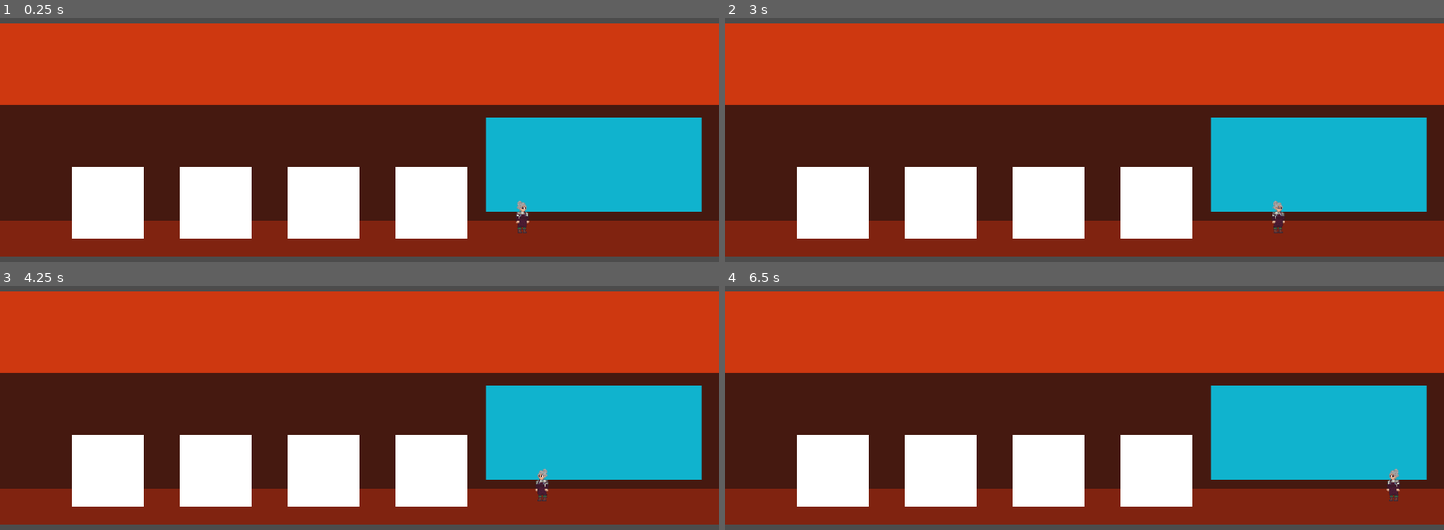
Above: before the commit, frames 1-4 (two rows, left to right).
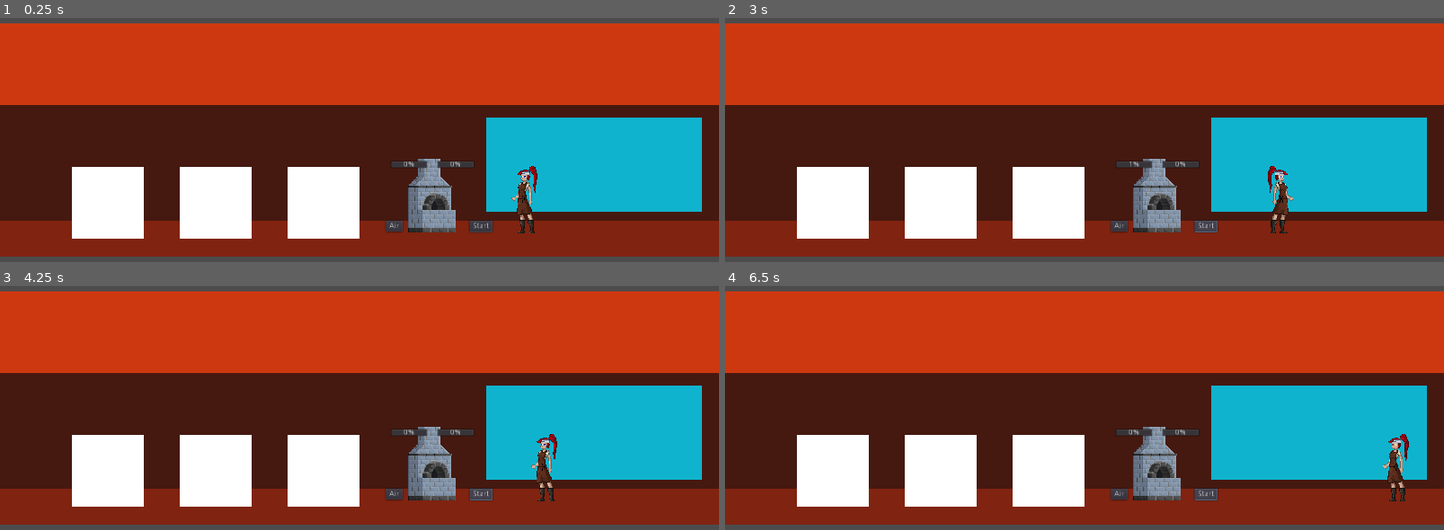
Above: after the commit, the same moments.

Repository: legendiguess/blacksmith
Game: Godot game, scene res://scenes/main/Main.tscn
The game is run twice, just before and just after one commit, with the same random seed, the same clock (stepped at 60 frames per second) and the same inputs.
Inputs (mouse positions are in pixels of both pictures, inside the frame that each line leads up to):
- Up to frame 1 (0.25 s): no input
- Up to frame 2 (3 s): click (1120, 225) at 0.5 s, where only the run after the commit has a clickable "Air"; click (1206, 225) at 1.25 s, where only the run after the commit has a clickable "Start"; click (1206, 225) at 2 s, where only the run after the commit has a clickable "Start"; tap Enter at 2.75 s; hold Right (ui_right) from 2.78 s (still down)
- Up to frame 3 (4.25 s): release Right (ui_right) at 3.53 s; hold Left (ui_left) from 3.53 s (still down)
- Up to frame 4 (6.5 s): release Left (ui_left) at 4.28 s; hold Right (ui_right) 4.28-5.78 s; tap Space at 5.75 s; hold Left (ui_left) from 5.78 s (still down)

The runs differ from the first frame. In frame 1, 4.1% of the frame differs, in the area x 53-98%, y 40-91%; in frame 2, 4.1%; in frame 3, 4.1%; in frame 4, 4.1%.

Commit message:
feat: add furnace

Diff:
--- a/project.godot
+++ b/project.godot
@@ -19,27 +19,16 @@
 run/main_scene="res://scenes/main/Main.tscn"
 config/icon="res://icon.png"
 
+[autoload]
+
+ItemTable="*res://scenes/items/Item_table.gd"
+
 [display]
 
 window/size/width=1280
 window/size/height=720
-
-[input]
-
-ui_left={
-"deadzone": 0.5,
-"events": [ Object(InputEventKey,"resource_local_to_scene":false,"resource_name":"","device":0,"alt":false,"shift":false,"control":false,"meta":false,"command":false,"pressed":false,"scancode":16777231,"unicode":0,"echo":false,"script":null)
-, Object(InputEventJoypadButton,"resource_local_to_scene":false,"resource_name":"","device":0,"button_index":14,"pressure":0.0,"pressed":false,"script":null)
-, Object(InputEventKey,"resource_local_to_scene":false,"resource_name":"","device":0,"alt":false,"shift":false,"control":false,"meta":false,"command":false,"pressed":false,"scancode":65,"unicode":0,"echo":false,"script":null)
- ]
-}
-ui_right={
-"deadzone": 0.5,
-"events": [ Object(InputEventKey,"resource_local_to_scene":false,"resource_name":"","device":0,"alt":false,"shift":false,"control":false,"meta":false,"command":false,"pressed":false,"scancode":16777233,"unicode":0,"echo":false,"script":null)
-, Object(InputEventJoypadButton,"resource_local_to_scene":false,"resource_name":"","device":0,"button_index":15,"pressure":0.0,"pressed":false,"script":null)
-, Object(InputEventKey,"resource_local_to_scene":false,"resource_name":"","device":0,"alt":false,"shift":false,"control":false,"meta":false,"command":false,"pressed":false,"scancode":68,"unicode":0,"echo":false,"script":null)
- ]
-}
+window/stretch/mode="2d"
+window/stretch/aspect="keep"
 
 [rendering]
 
--- a/scenes/character/Character.gd
+++ b/scenes/character/Character.gd
@@ -8,11 +8,11 @@
 func _physics_process(delta):
 
 	if Input.is_action_pressed('ui_right'):
-		$Sprite.flip_h = false
+		$Sprite.flip_h = true
 		motion_x = min(motion_x + ACCELERATION, MAX_SPEED)
 	elif Input.is_action_pressed('ui_left'):
 		motion_x = max(motion_x - ACCELERATION, -MAX_SPEED)
-		$Sprite.flip_h = true
+		$Sprite.flip_h = false
 	else:
 		motion_x = lerp(motion_x, 0, 0.2)
 
--- a/scenes/character/Character.tscn
+++ b/scenes/character/Character.tscn
@@ -1,10 +1,20 @@
-[gd_scene load_steps=3 format=2]
+[gd_scene load_steps=4 format=2]
 
-[ext_resource path="res://sprites/Сharacter.png" type="Texture" id=1]
+[ext_resource path="res://sprites/Character.png" type="Texture" id=1]
 [ext_resource path="res://scenes/character/Character.gd" type="Script" id=2]
+
+[sub_resource type="CapsuleShape2D" id=1]
+radius = 15.7898
+height = 78.4204
 
 [node name="Character" type="Node2D"]
 script = ExtResource( 2 )
 
 [node name="Sprite" type="Sprite" parent="."]
 texture = ExtResource( 1 )
+
+[node name="Area2D" type="Area2D" parent="."]
+
+[node name="CollisionShape2D" type="CollisionShape2D" parent="Area2D"]
+position = Vector2( 0.21022, 0 )
+shape = SubResource( 1 )
--- /dev/null
+++ b/scenes/furnace/Furnace.gd
@@ -0,0 +1,74 @@
+extends Node2D
+
+onready var temperature_bar = $HBoxContainer/Temperature
+onready var melting_progress_bar = $HBoxContainer/MeltingProgress
+onready var temperature_decrease_timer = $TemperatureTimer
+onready var progress_timer = $ProgressTimer
+onready var furnace_node = get_node(".")
+
+func _ready():
+	pass
+
+var ore_list = {
+	ItemTable.Ids.COPPER_ORE: ItemTable.Ids.COPPER_INGOT,
+	ItemTable.Ids.IRON_ORE: ItemTable.Ids.IRON_INGOT,
+	ItemTable.Ids.SILVER_ORE: ItemTable.Ids.SILVER_INGOT,
+	ItemTable.Ids.GOLDEN_ORE: ItemTable.Ids.GOLDEN_INGOT,
+	ItemTable.Ids.FANTASIUM_ORE: ItemTable.Ids.FANTASIUM_INGOT
+	}
+
+var ore_time = {
+	ItemTable.Ids.COPPER_ORE: 4,
+	ItemTable.Ids.IRON_ORE: 6,
+	ItemTable.Ids.SILVER_ORE: 8,
+	ItemTable.Ids.GOLDEN_ORE: 10,
+	ItemTable.Ids.FANTASIUM_ORE: 12
+	}
+
+var ore_temperature = {
+	ItemTable.Ids.COPPER_ORE: 250,
+	ItemTable.Ids.IRON_ORE: 400,
+	ItemTable.Ids.SILVER_ORE: 550,
+	ItemTable.Ids.GOLDEN_ORE: 600,
+	ItemTable.Ids.FANTASIUM_ORE: 750
+	}
+
+var current_ore_in_furnace = ItemTable.Ids.COPPER_ORE
+
+func ore_melting(ore_id):
+	melting_progress_bar.max_value = ore_time[ore_id]
+	current_ore_in_furnace = ore_id
+	temperature_bar.visible = true
+	melting_progress_bar.visible = true
+	timers(0.2, 1)
+
+func timers(temp, progress):
+	temperature_decrease_timer.set_wait_time(temp)
+	temperature_decrease_timer.start()
+	progress_timer.set_wait_time(progress)
+	progress_timer.start()
+
+func temperature_increase(amount):
+	temperature_bar.value += amount
+
+func _on_Button_pressed():
+	temperature_increase(75)
+
+func temperature_decrease_timer():
+	temperature_bar.value -= 10
+
+func progress_timer():
+	if melting_progress_bar.value >= ore_time[current_ore_in_furnace]:
+		progress_timer.stop()
+		melting_progress_bar.value = 0
+		var ore_sprite = Sprite.new()
+		ore_sprite.texture = ItemTable.sprite[ore_list[current_ore_in_furnace]]
+		furnace_node.add_child(ore_sprite)
+
+	elif temperature_bar.value >= ore_temperature[current_ore_in_furnace]:
+		melting_progress_bar.value += 1
+	else:
+		melting_progress_bar.value -= 1
+
+func start_pressed():
+	ore_melting(ItemTable.Ids.FANTASIUM_ORE)
--- /dev/null
+++ b/scenes/furnace/Furnace.tres.gd
@@ -0,0 +1,13 @@
+extends Node2D
+
+onready var temperature_bar = $HBoxContainer/Temperature
+onready var melting_progress_bar = $HBoxContainer/MeltingProgress
+
+var temperature = 10
+
+func temperature_change(amount):
+	temperature_bar.value += amount
+
+
+func _on_Button_pressed():
+	temperature_change(10)
--- /dev/null
+++ b/scenes/furnace/Furnace.tscn
@@ -0,0 +1,73 @@
+[gd_scene load_steps=3 format=2]
+
+[ext_resource path="res://sprites/Furnace.png" type="Texture" id=1]
+[ext_resource path="res://scenes/furnace/Furnace.gd" type="Script" id=2]
+
+[node name="Furnace" type="Node2D"]
+position = Vector2( 0.44104, -13.773 )
+script = ExtResource( 2 )
+
+[node name="Sprite" type="Sprite" parent="."]
+position = Vector2( -1, -1 )
+texture = ExtResource( 1 )
+
+[node name="Area2D" type="Area2D" parent="."]
+
+[node name="CollisionPolygon2D" type="CollisionPolygon2D" parent="Area2D"]
+polygon = PoolVector2Array( -42.9008, 64.1502, 41.8563, 64.1502, 41.5914, 23.096, 33.3806, 23.096, 33.1157, -19.8123, 14.3102, -35.7042, -23.5656, -35.4394, -43.1656, -19.2825 )
+
+[node name="HBoxContainer" type="HBoxContainer" parent="."]
+margin_left = -74.5795
+margin_top = -64.236
+margin_right = 75.4205
+margin_bottom = -45.236
+custom_constants/separation = 17
+__meta__ = {
+"_edit_use_anchors_": false
+}
+
+[node name="Temperature" type="ProgressBar" parent="HBoxContainer"]
+margin_right = 66.0
+margin_bottom = 14.0
+size_flags_horizontal = 3
+max_value = 1000.0
+step = 1.0
+
+[node name="MeltingProgress" type="ProgressBar" parent="HBoxContainer"]
+margin_left = 83.0
+margin_right = 150.0
+margin_bottom = 14.0
+size_flags_horizontal = 3
+step = 1.0
+__meta__ = {
+"_edit_use_anchors_": false
+}
+
+[node name="Button" type="Button" parent="."]
+margin_left = -83.4433
+margin_top = 43.156
+margin_right = -53.4433
+margin_bottom = 63.156
+text = "Air"
+__meta__ = {
+"_edit_use_anchors_": false
+}
+
+[node name="TemperatureTimer" type="Timer" parent="."]
+
+[node name="ProgressTimer" type="Timer" parent="."]
+
+[node name="Button2" type="Button" parent="."]
+margin_left = 66.3746
+margin_top = 42.622
+margin_right = 107.375
+margin_bottom = 63.622
+text = "Start"
+__meta__ = {
+"_edit_use_anchors_": false
+}
+[connection signal="input_event" from="Area2D" to="." method="_on_Area2D_input_event"]
+[connection signal="pressed" from="Button" to="." method="_on_Button_pressed"]
+[connection signal="timeout" from="TemperatureTimer" to="." method="temperature_decrease_timer"]
+[connection signal="timeout" from="ProgressTimer" to="." method="progress_timer"]
+[connection signal="pressed" from="Button2" to="." method="start_pressed"]
--- /dev/null
+++ b/scenes/ingots/CopperIngot.tscn
@@ -0,0 +1,8 @@
+[gd_scene load_steps=2 format=2]
+
+[ext_resource path="res://sprites/CopperIngot.png" type="Texture" id=1]
+
+[node name="CopperIngot" type="Node2D"]
+
+[node name="CopperIngot" type="Sprite" parent="."]
+texture = ExtResource( 1 )
--- /dev/null
+++ b/scenes/ingots/FantasiumIngot.tscn
@@ -0,0 +1,8 @@
+[gd_scene load_steps=2 format=2]
+
+[ext_resource path="res://sprites/FantasiumIngot.png" type="Texture" id=1]
+
+[node name="FantasiumIngot" type="Node2D"]
+
+[node name="FantasiumIngot" type="Sprite" parent="."]
+texture = ExtResource( 1 )
--- /dev/null
+++ b/scenes/ingots/GoldIngot.tscn
@@ -0,0 +1,8 @@
+[gd_scene load_steps=2 format=2]
+
+[ext_resource path="res://sprites/GoldIngot.png" type="Texture" id=1]
+
+[node name="GoldIngot" type="Node2D"]
+
+[node name="GoldIngot" type="Sprite" parent="."]
+texture = ExtResource( 1 )
--- /dev/null
+++ b/scenes/ingots/Ingots.tscn
@@ -0,0 +1,29 @@
+[gd_scene load_steps=6 format=2]
+
+[ext_resource path="res://sprites/IronIngot.png" type="Texture" id=1]
+[ext_resource path="res://sprites/CopperIngot.png" type="Texture" id=2]
+[ext_resource path="res://sprites/FantasiumIngot.png" type="Texture" id=3]
+[ext_resource path="res://sprites/SilverIngot.png" type="Texture" id=4]
+[ext_resource path="res://sprites/GoldIngot.png" type="Texture" id=5]
+
+[node name="Ingots" type="Node2D"]
+
+[node name="CopperIngot" type="Sprite" parent="."]
+position = Vector2( 0, 1 )
+texture = ExtResource( 2 )
+
+[node name="IronIngot" type="Sprite" parent="."]
+position = Vector2( 25.1051, 1 )
+texture = ExtResource( 1 )
+
+[node name="SilverIngot" type="Sprite" parent="."]
+position = Vector2( 50, 1 )
+texture = ExtResource( 4 )
+
+[node name="GoldIngot" type="Sprite" parent="."]
+position = Vector2( 75, 1 )
+texture = ExtResource( 5 )
+
+[node name="FantasiumIngot" type="Sprite" parent="."]
+position = Vector2( 100, 1 )
+texture = ExtResource( 3 )
--- /dev/null
+++ b/scenes/ingots/IronIngot.tscn
@@ -0,0 +1,8 @@
+[gd_scene load_steps=2 format=2]
+
+[ext_resource path="res://sprites/IronIngot.png" type="Texture" id=1]
+
+[node name="IronIngot" type="Node2D"]
+
+[node name="IronIngot" type="Sprite" parent="."]
+texture = ExtResource( 1 )
--- /dev/null
+++ b/scenes/ingots/SilverIngot.tscn
@@ -0,0 +1,8 @@
+[gd_scene load_steps=2 format=2]
+
+[ext_resource path="res://sprites/SilverIngot.png" type="Texture" id=1]
+
+[node name="SilverIngot" type="Node2D"]
+
+[node name="SilverIngot" type="Sprite" parent="."]
+texture = ExtResource( 1 )
--- /dev/null
+++ b/scenes/items/Item_table.gd
@@ -0,0 +1,35 @@
+extends Node
+
+#Добавлять все предметы(руды/оружие/т.д.)
+enum Ids{
+	BASE_ITEM,
+	COPPER_ORE,
+	IRON_ORE,
+	SILVER_ORE,
+	GOLDEN_ORE,
+	FANTASIUM_ORE,
+#Слитки
+	COPPER_INGOT,
+	IRON_INGOT,
+	SILVER_INGOT,
+	GOLDEN_INGOT,
+	FANTASIUM_INGOT,
+}
+#Ид всех пушек добавлять сюда
+var weapon_ids = []
+
+#Каждому id предмета соответсвует массив спрайтов для предмета(спрайт предмета на полу, в руках и в инвентаре),
+var sprite = {
+	#руды
+	Ids.COPPER_ORE : 1,
+	#Слитки
+	Ids.COPPER_INGOT: preload("res://sprites/CopperIngot.png"),
+	Ids.IRON_INGOT: preload("res://sprites/IronIngot.png"),
+	Ids.SILVER_INGOT: preload("res://sprites/SilverIngot.png"),
+	Ids.GOLDEN_INGOT: preload("res://sprites/GoldIngot.png"),
+	Ids.FANTASIUM_INGOT: preload("res://sprites/FantasiumIngot.png")
+}
+
+func correct_test():
+	#Проверка что для каждого предмета из ids есть спрайт, выведение ошибки(если присутсвует)
+	pass
--- a/scenes/main/Main.tscn
+++ b/scenes/main/Main.tscn
@@ -1,6 +1,7 @@
-[gd_scene load_steps=2 format=2]
+[gd_scene load_steps=3 format=2]
 
 [ext_resource path="res://scenes/character/Character.tscn" type="PackedScene" id=1]
+[ext_resource path="res://scenes/furnace/Furnace.tscn" type="PackedScene" id=2]
 
 [node name="Node2D" type="Node2D"]
 
@@ -65,16 +66,6 @@
 "_edit_use_anchors_": false
 }
 
-[node name="ColorRect3" type="ColorRect" parent="."]
-margin_left = 704.0
-margin_top = 405.0
-margin_right = 832.0
-margin_bottom = 533.0
-rect_pivot_offset = Vector2( 128, 64 )
-__meta__ = {
-"_edit_use_anchors_": false
-}
-
 [node name="ColorRect4" type="ColorRect" parent="."]
 margin_left = 128.0
 margin_top = 405.0
@@ -86,4 +77,7 @@
 }
 
 [node name="Character" parent="." instance=ExtResource( 1 )]
-position = Vector2( 929.822, 493.889 )
+position = Vector2( 933.984, 462.97 )
+
+[node name="Furnace" parent="." instance=ExtResource( 2 )]
+position = Vector2( 769.982, 457.403 )
Binary file added: sprites/Character.png
Not shown, added: sprites/Character.png.import
Binary file added: sprites/CopperIngot.png
Not shown, added: sprites/CopperIngot.png.import
Binary file added: sprites/FantasiumIngot.png
Not shown, changed: sprites/FantasiumIngot.png.import
Binary file added: sprites/Furnace.png
Not shown, added: sprites/Furnace.png.import
Binary file added: sprites/GoldIngot.png
Not shown, added: sprites/GoldIngot.png.import
Binary file added: sprites/IronIngot.png
Not shown, added: sprites/IronIngot.png.import
(and 3 more such lines)
